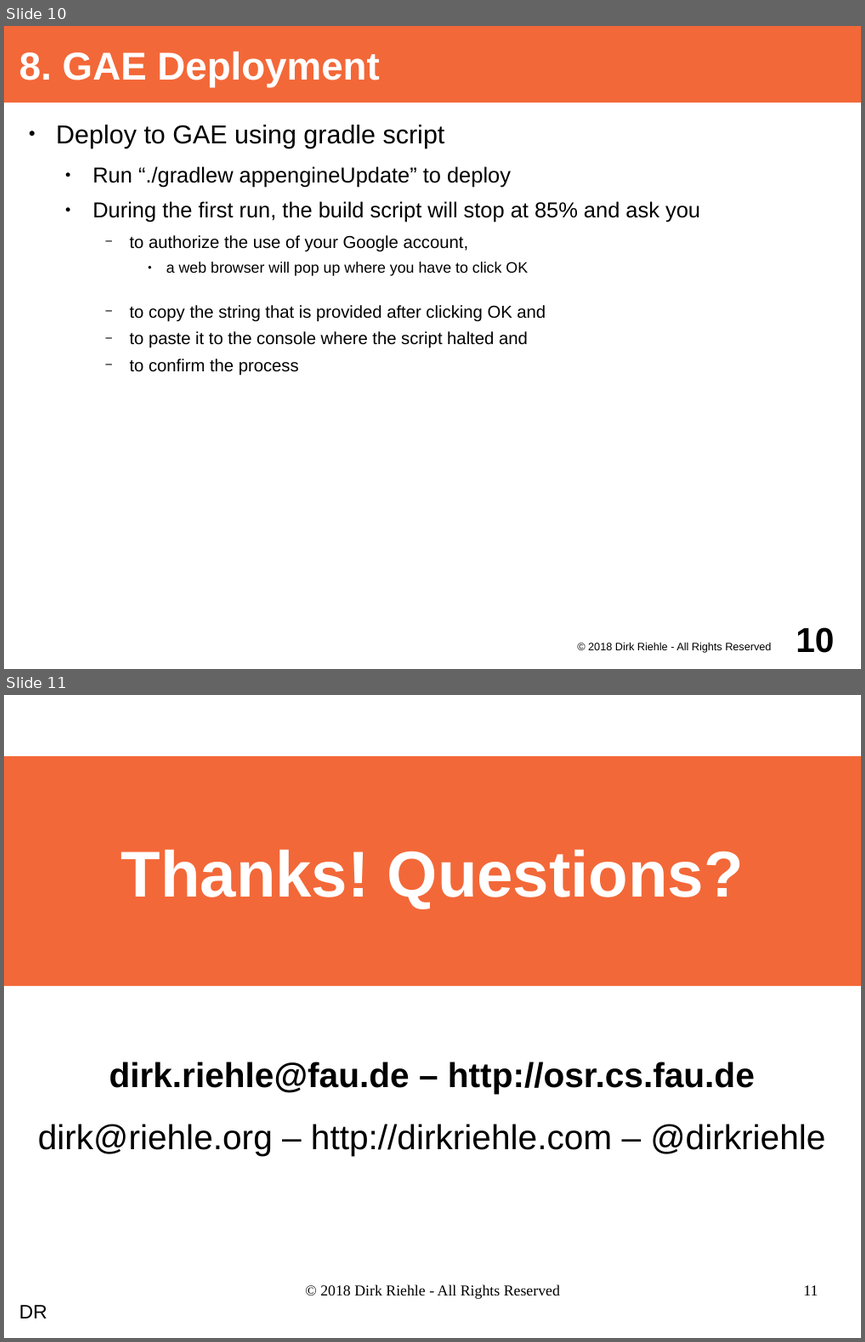
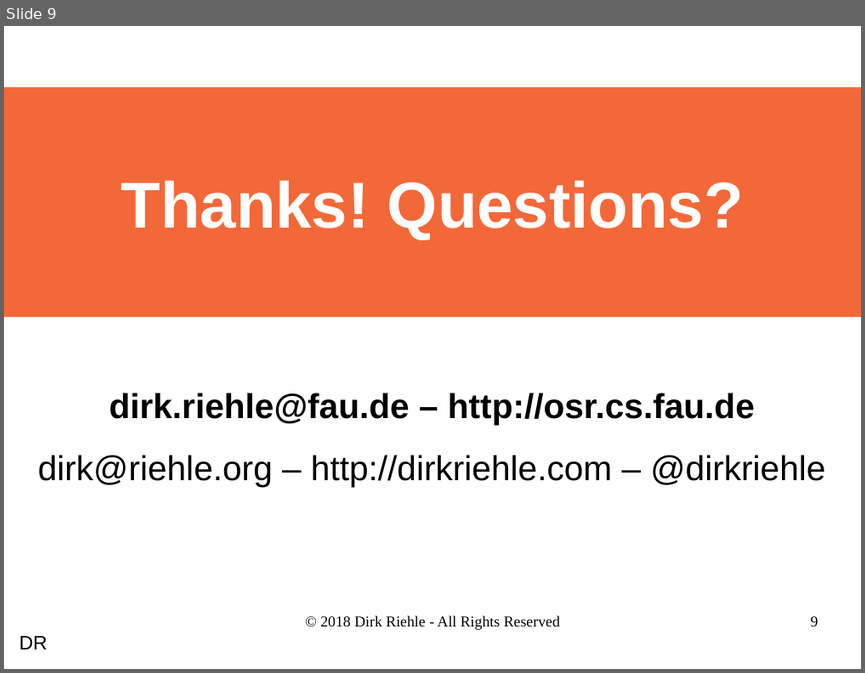
Before and after one commit to dirkriehle/adap-course, a slide deck: Lecture slides/ADAP A03 - Project Set-up.odp. Shown one above the other, each under a label of ours: slides 10 and 11 before the commit, slide 9 after it. The pictures are 865x1342 and 865x673 pixels, drawn with LibreOffice and Linux fonts; fonts in the diff are those of the drawing. Boxes give left, top, right and bottom in pixels: in the first picture for what was removed or moved away, otherwise in the second. Text is boxed around its words. In the diff, an @@ line names an element or a change of style, - is before the commit and + after.

```diff
--- a/Lecture slides/ADAP A03 - Project Set-up.odp
+++ b/Lecture slides/ADAP A03 - Project Set-up.odp
@@ slide 10 removed at box(4, 26, 861, 669), background #FFFFFF @@
@@ title removed at box(4, 26, 861, 102) @@
-8. GAE Deployment
@@ text removed at box(56, 125, 700, 375) @@
-● Deploy to GAE using gradle script
-  ● Run “./gradlew appengineUpdate” to deploy
-  ● During the first run, the build script will stop at 85% and ask you
-    − to authorize the use of your Google account,
-      ● a web browser will pop up where you have to click OK
-    − to copy the string that is provided after clicking OK and
-    − to paste it to the console where the script halted and
-    − to confirm the process
@@ page number removed at box(795, 627, 834, 652) @@
-10
@@ text removed at box(588, 641, 771, 652) @@
-© 2018 Dirk Riehle - All Rights Reserved
@@ what was slide 11 is now slide 9 @@
@@ page number at box(811, 616, 818, 626): text changed @@
-11
+9
```
Also in this commit, not shown: 7 slides changed, 1 slide added, 2 other slides removed, 17 other files.
